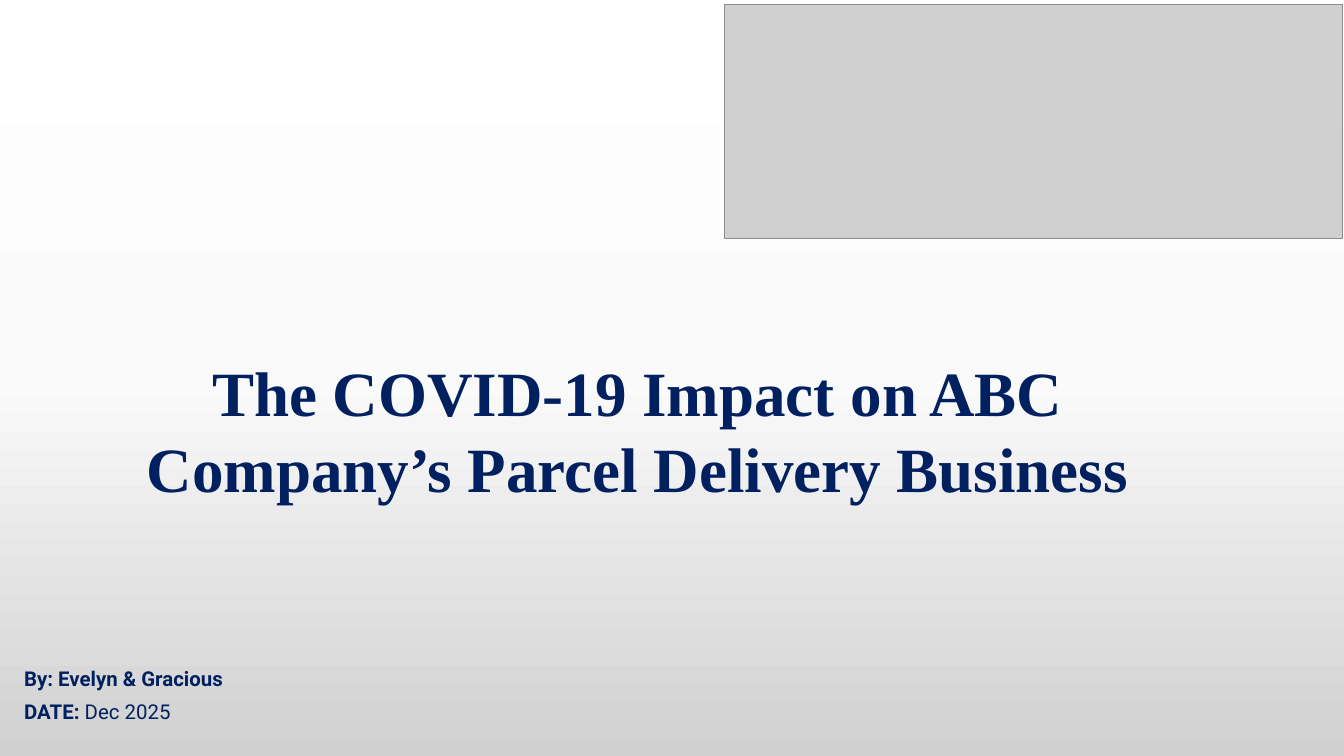
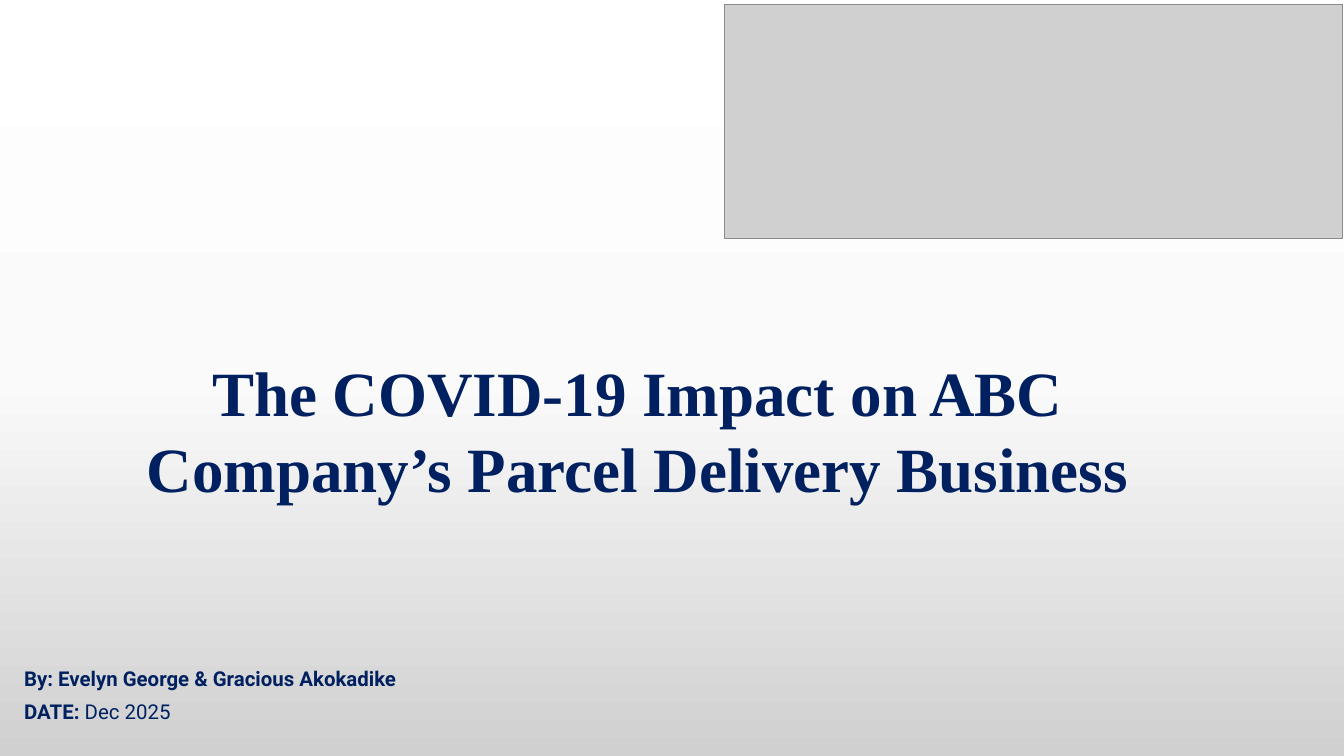
Before and after one commit to Nyleve-George/Covid_Parcel_Business_Project, a slide deck: slide 1 of PresentationE/The-COVID-19-Impact-on-ABC's-Business.pptx. Drawn at 1344x756 pixels with LibreOffice and Linux fonts; fonts in the diff are those of the drawing; grey boxes stand for pictures. Boxes give left, top, right and bottom in pixels: in the first picture for what was removed or moved away, otherwise in the second. Text is boxed around its words. In the diff, an @@ line names an element or a change of style, - is before the commit and + after.

```diff
--- a/PresentationE/The-COVID-19-Impact-on-ABC's-Business.pptx
+++ b/PresentationE/The-COVID-19-Impact-on-ABC's-Business.pptx
@@ text at box(24, 670, 396, 691): text changed @@
-By: Evelyn & Gracious
+By: Evelyn George & Gracious Akokadike
```
Also in this commit, not shown: 7 other slides changed, 6 slides added, 2 slides removed, 2 other files.
